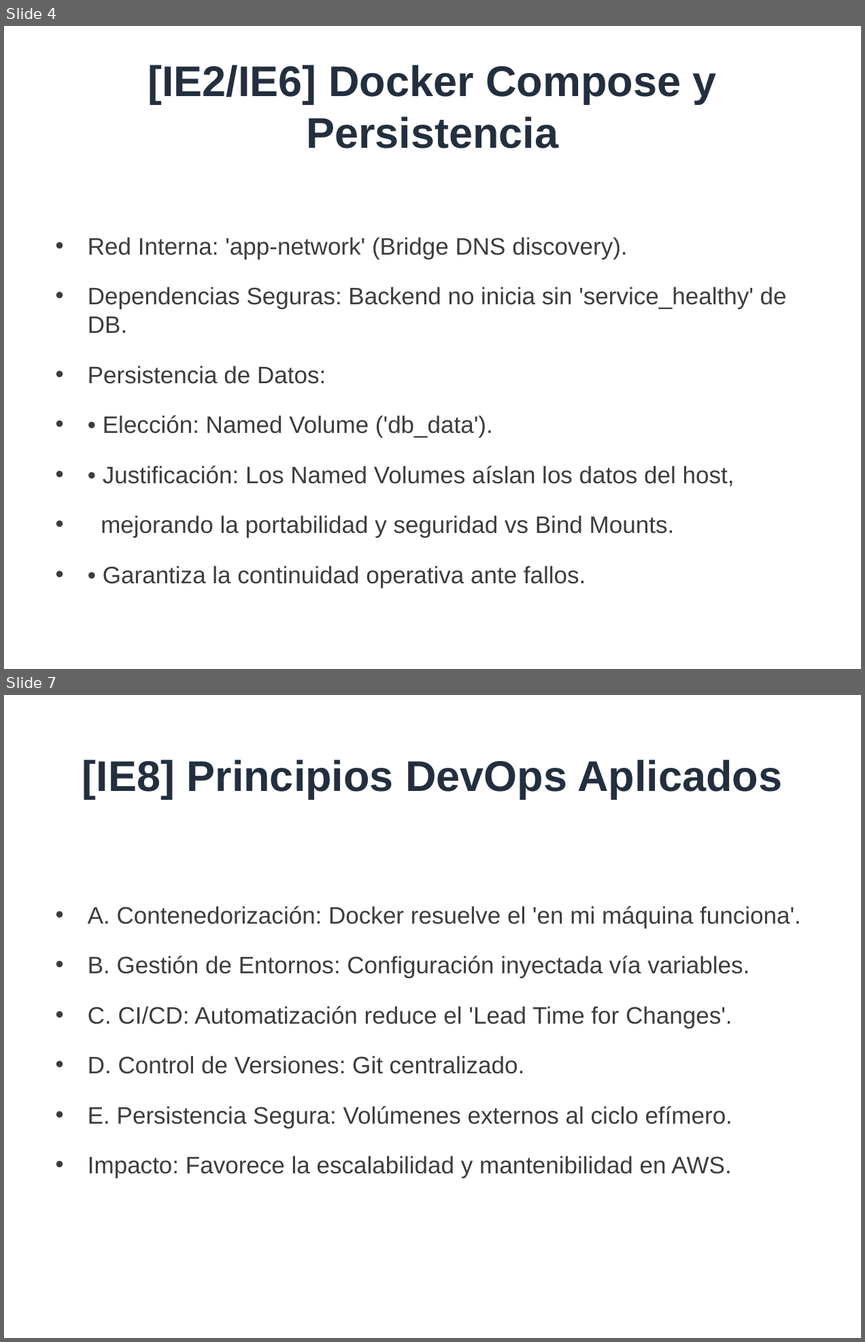
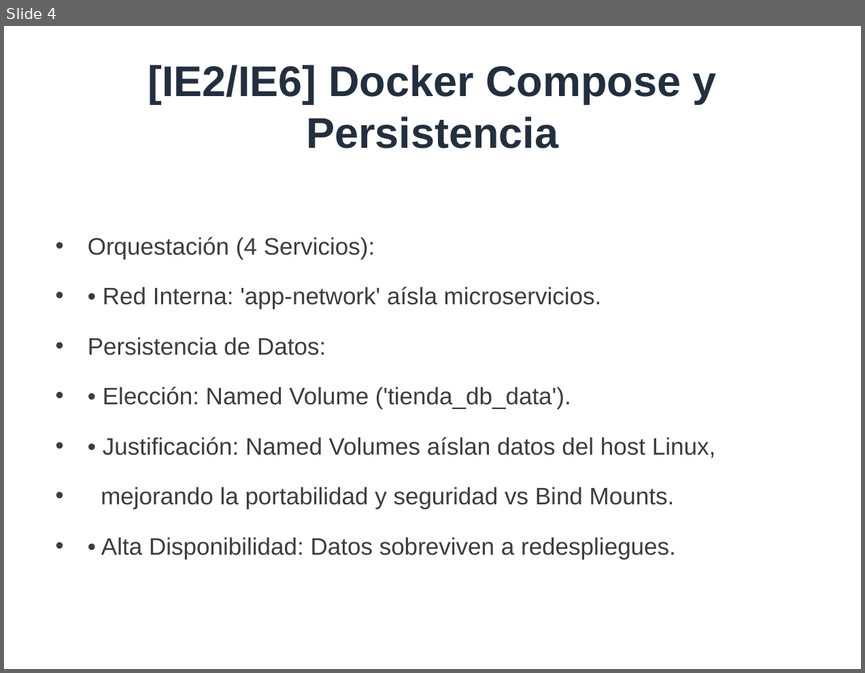
Before and after one commit to jeffplop/test_aws_grav, a slide deck: Entrega-Final-EP2/Presentacion-Semestral-EP2.pptx. Shown one above the other, each under a label of ours: slides 4 and 7 before the commit, slide 4 after it; the slides between them are not shown. The pictures are 865x1342 and 865x673 pixels, drawn with LibreOffice and Linux fonts; fonts in the diff are those of the drawing. Boxes give left, top, right and bottom in pixels: in the first picture for what was removed or moved away, otherwise in the second. Text is boxed around its words. In the diff, an @@ line names an element or a change of style, - is before the commit and + after.

Commit message:
docs: actualizar presentacion, informe y capturas a arquitectura microservicios

```diff
--- a/Entrega-Final-EP2/Presentacion-Semestral-EP2.pptx
+++ b/Entrega-Final-EP2/Presentacion-Semestral-EP2.pptx
@@ slide 7 removed at <box>4,695,861,1338</box>, background #FFFFFF @@
@@ title removed at <box>82,760,782,799</box> @@
-[IE8] Principios DevOps Aplicados
@@ text removed at <box>88,906,801,1178</box> @@
-• A. Contenedorización: Docker resuelve el 'en mi máquina funciona'.
-• B. Gestión de Entornos: Configuración inyectada vía variables.
-• C. CI/CD: Automatización reduce el 'Lead Time for Changes'.
-• D. Control de Versiones: Git centralizado.
-• E. Persistencia Segura: Volúmenes externos al ciclo efímero.
-• Impacto: Favorece la escalabilidad y mantenibilidad en AWS.
@@ slide 4 changed as well @@
@@ text at <box>88,237,602,309</box>: text changed @@
-• Red Interna: 'app-network' (Bridge DNS discovery).
-• Dependencias Seguras: Backend no inicia sin 'service_healthy' de DB.
+• Orquestación (4 Servicios):
+• • Red Interna: 'app-network' aísla microservicios.
@@ text at <box>103,386,715,458</box>: text changed @@
-• • Elección: Named Volume ('db_data').
-• • Justificación: Los Named Volumes aíslan los datos del host,
+• • Elección: Named Volume ('tienda_db_data').
+• • Justificación: Named Volumes aíslan datos del host Linux,
@@ text at <box>101,537,676,558</box>: text changed @@
-• • Garantiza la continuidad operativa ante fallos.
+• • Alta Disponibilidad: Datos sobreviven a redespliegues.
```
Also in this commit, not shown: 8 other slides changed, 1 slide added, 11 other files.
